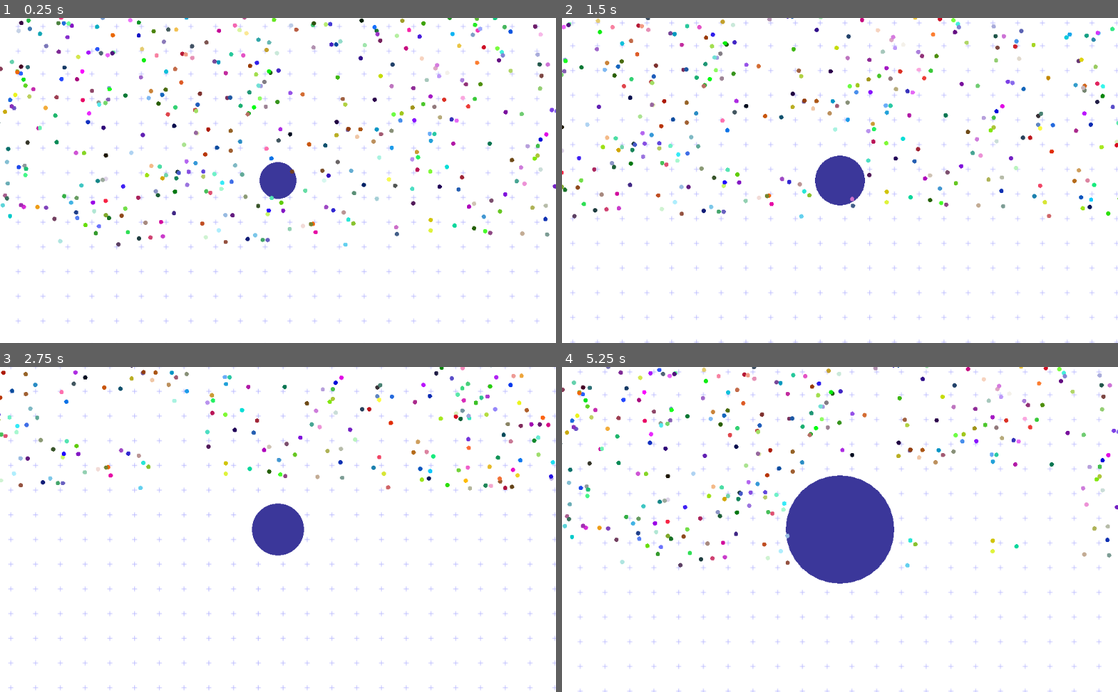
Above: before the commit, frames 1-4 (two rows, left to right).
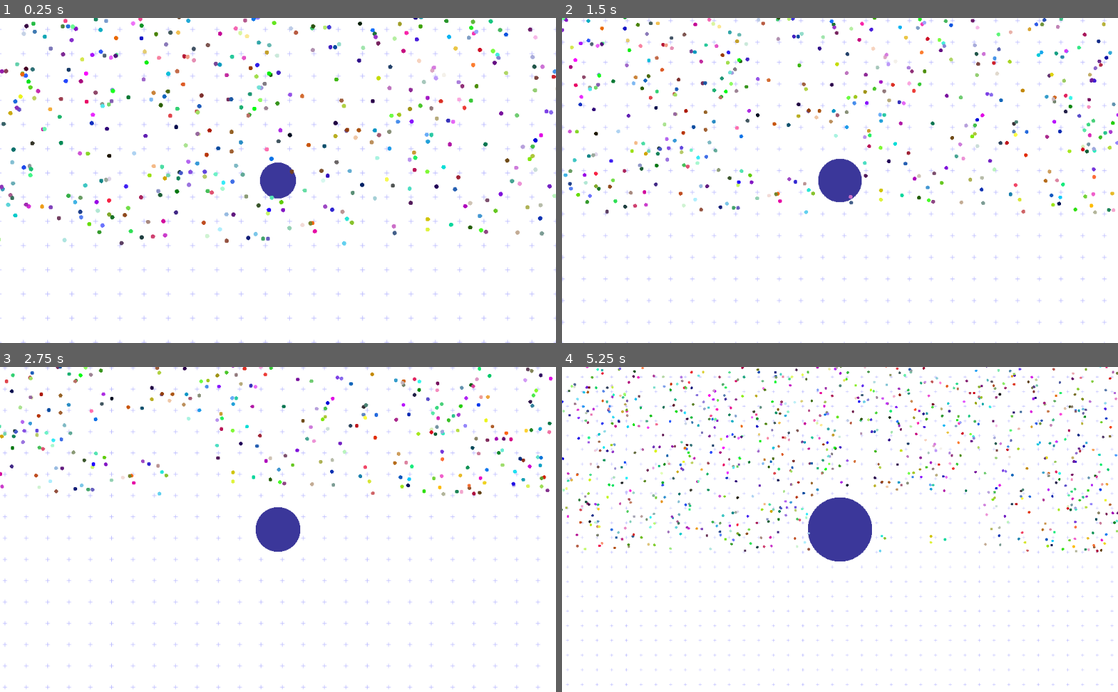
Above: after the commit, the same moments.

Repository: ItsSeaJay/april-2018-convenience-jam
Game: Godot game, scene res://Levels/Main.tscn
Same seed, same stepped clock (60 frames per second), same inputs: the game is played once before the commit and once after it.
Inputs (mouse positions are in pixels of both pictures, inside the frame that each line leads up to):
- Up to frame 1 (0.25 s): no input
- Up to frame 2 (1.5 s): tap Enter at 0.5 s; move the mouse to (962, 164) at 0.52 s; press the mouse at (962, 164) at 0.53 s; hold Right (move_right) 0.53-1.28 s; move the mouse to (728, 196) at 1.27 s; release the mouse at (728, 196) at 1.28 s; hold Down (move_down) from 1.28 s (still down); click (728, 196) at 1.35 s
- Up to frame 3 (2.75 s): move the mouse to (333, 458) at 2.02 s; release Down (move_down) at 2.03 s; press the mouse at (333, 458) at 2.03 s; hold Right (move_right) from 2.03 s (still down)
- Up to frame 4 (5.25 s): move the mouse to (812, 594) at 2.77 s; release Right (move_right) at 2.78 s; release the mouse at (812, 594) at 2.78 s; hold Up (move_up) 2.78-3.53 s; click (812, 594) at 2.85 s; move the mouse to (1006, 578) at 3.52 s; press the mouse at (1006, 578) at 3.53 s; hold Left (move_left) 3.53-5.03 s; move the mouse to (673, 480) at 4.27 s; release the mouse at (673, 480) at 4.28 s; click (673, 480) at 4.35 s; move the mouse to (867, 529) at 5.02 s; press the mouse at (867, 529) at 5.03 s; hold Down (move_down) from 5.03 s (still down)

The runs differ from the first frame. In frame 1, 7.9% of the frame differs, in the area x 0-100%, y 0-100%; in frame 2, 8.6%; in frame 3, 6.4%; in frame 4, 11%.

Commit message:
Zoom the camera

Diff:
--- a/April2018ConvenienceJam/Entities/Player.gd
+++ b/April2018ConvenienceJam/Entities/Player.gd
@@ -57,8 +57,14 @@
 		world.add_child(instance)
 
 func grow(amount):
+	# Increase the radius of the player overall
 	radius += amount
+
+	# Resize their hitbox to match
 	hitbox.shape.radius += amount
 
-	# Update the node to ensure it appears bigger
+	# Zoom the camera out to ensure the player can see properly
+	camera.zoom += Vector2(0.01, 0.01)
+
+	# Update the node to ensure it calls it's draw event again
 	update()
